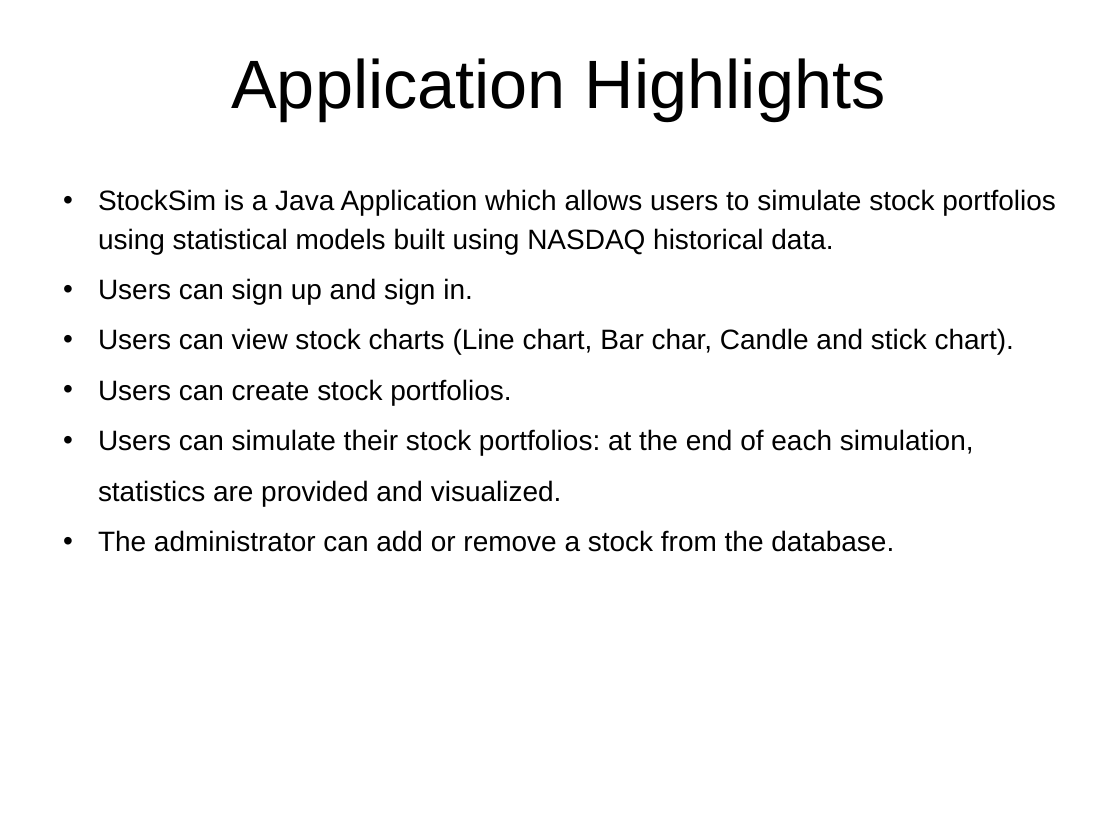
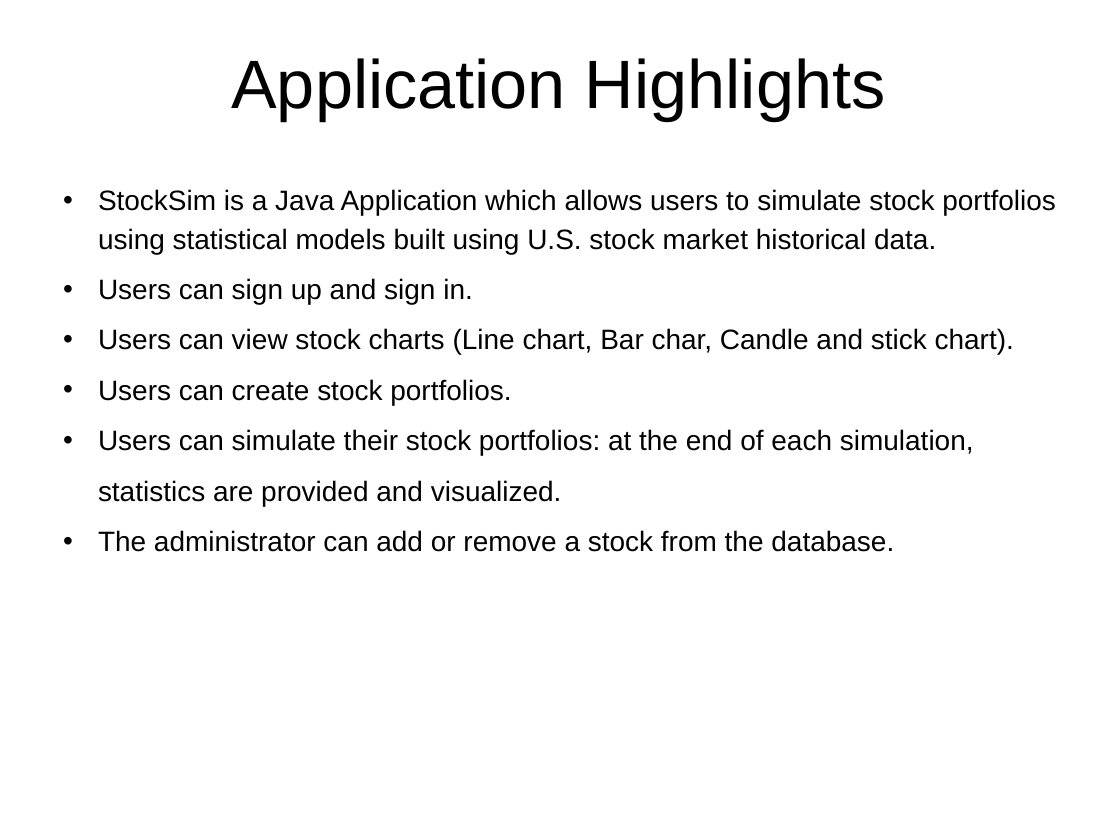
Before and after one commit to rambodrahmani/stocksim, a slide deck: slide 2 of documentation/stocksim_preliminary_presentation.pptx. Drawn at 1120x840 pixels with LibreOffice and Linux fonts; fonts in the diff are those of the drawing; background and template pictures are left out. Boxes give left, top, right and bottom in pixels: in the first picture for what was removed or moved away, otherwise in the second. Text is boxed around its words. In the diff, an @@ line names an element or a change of style, - is before the commit and + after.

```diff
--- a/documentation/stocksim_preliminary_presentation.pptx
+++ b/documentation/stocksim_preliminary_presentation.pptx
@@ text at bbox=[98, 189, 1056, 254]: text changed @@
-• StockSim is a Java Application which allows users to simulate stock portfolios using statistical models built using NASDAQ historical data.
+• StockSim is a Java Application which allows users to simulate stock portfolios using statistical models built using U.S. stock market historical data.
```
Also in this commit, not shown: 6 other slides changed, 5 other files.
